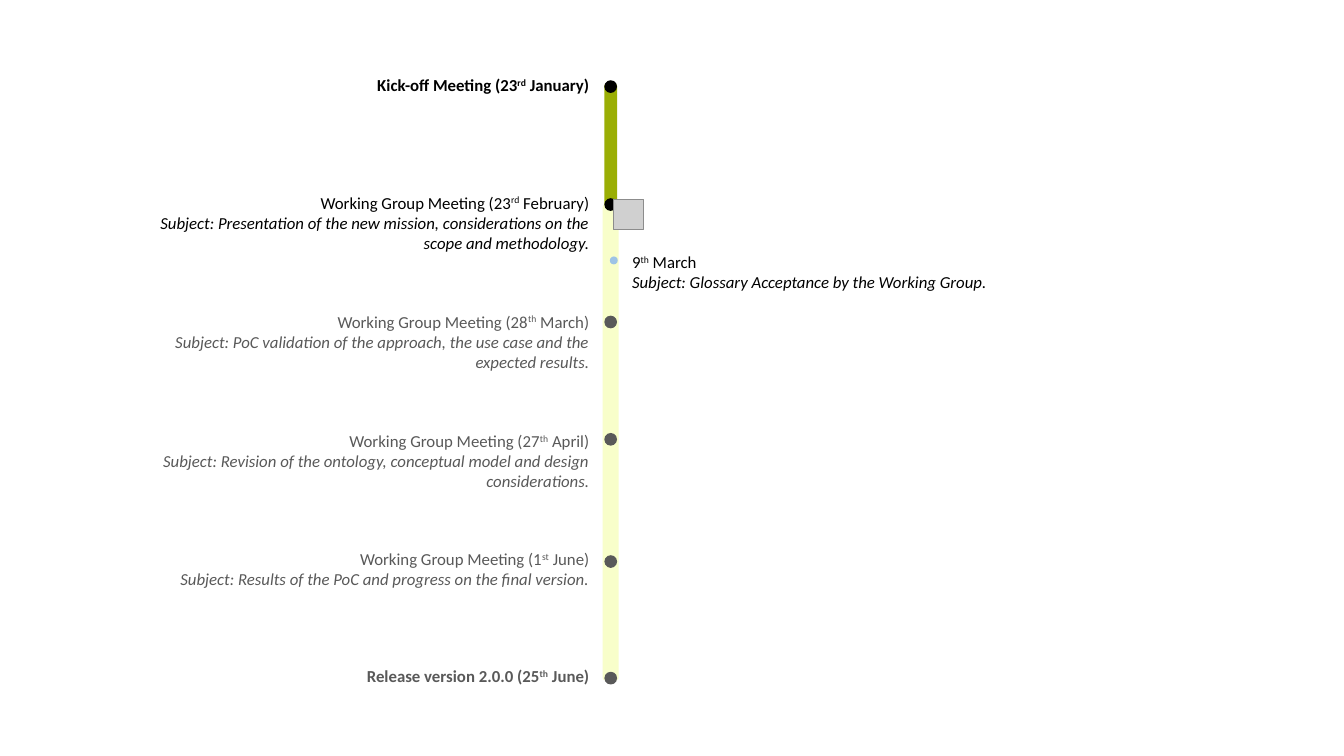
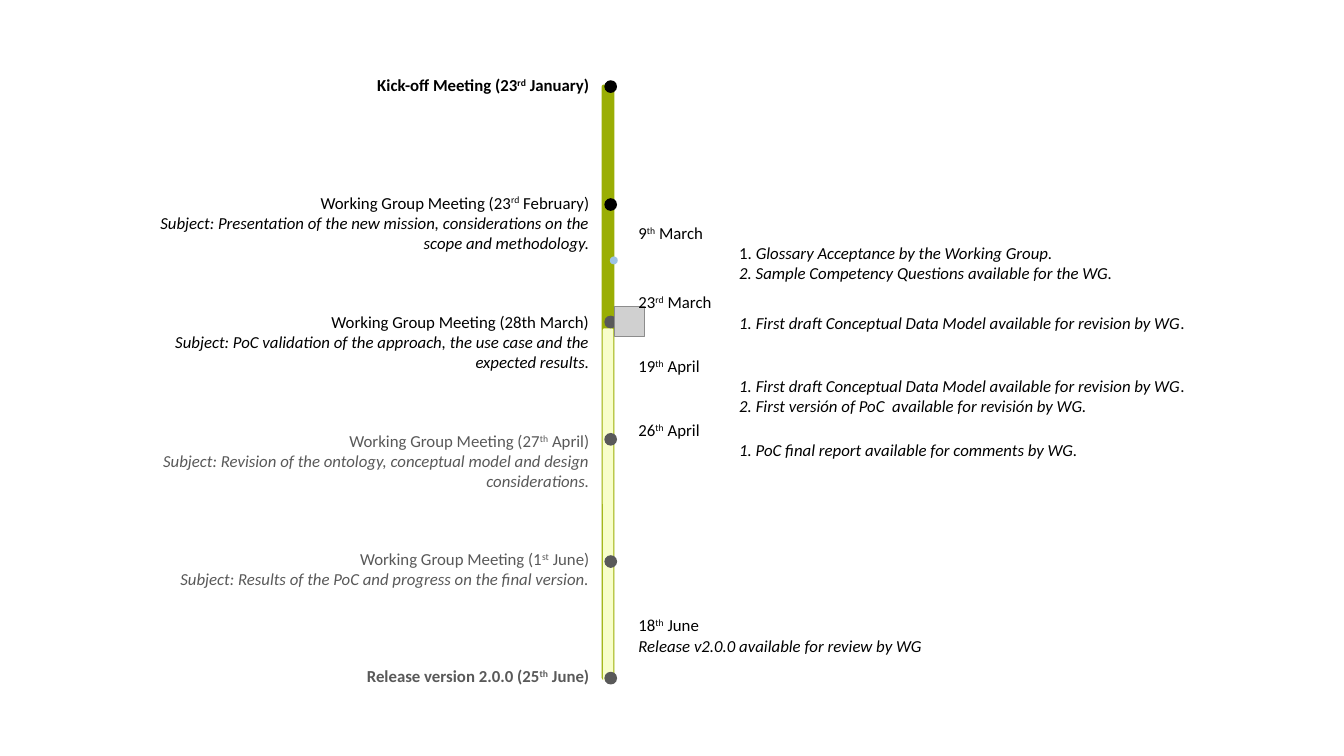
Before and after one commit to eProcurement-everis/ePO, a slide deck: slide 2 of 08_Project_management/WGM Reports/5th_WGM/Timeline.pptx. Drawn at 1344x756 pixels with LibreOffice and Linux fonts; fonts in the diff are those of the drawing; grey boxes stand for pictures. Boxes give left, top, right and bottom in pixels: in the first picture for what was removed or moved away, otherwise in the second. Text is boxed around its words. In the diff, an @@ line names an element or a change of style, - is before the commit and + after.

Commit message:
milestones updated

```diff
--- a/08_Project_management/WGM Reports/5th_WGM/Timeline.pptx
+++ b/08_Project_management/WGM Reports/5th_WGM/Timeline.pptx
@@ text at (x1=659, y1=227, x2=1112, y2=282): text changed @@
-9th March
-Subject: Glossary Acceptance by the Working Group.
+9th March
+1. Glossary Acceptance by the Working Group.
+2. Sample Competency Questions available for the WG.
@@ text added at (x1=668, y1=296, x2=1184, y2=332), 12 pt, text #000000, italic @@
+23rd March
+1. First draft Conceptual Data Model available for revision by WG.
@@ text "Working Group Meeting (28th March)" at (x1=175, y1=316, x2=589, y2=371): text colour #595959 to #000000; now on the baseline in "(28th" @@
@@ rounded rectangle resized from (x1=603, y1=205, x2=619, y2=681) to (x1=603, y1=329, x2=614, y2=681) @@
@@ picture moved from (x1=614, y1=200, x2=644, y2=230) to (x1=615, y1=307, x2=645, y2=337) @@
@@ text added at (x1=668, y1=360, x2=1184, y2=415), 12 pt, text #000000, italic @@
+19th April
+1. First draft Conceptual Data Model available for revision by WG.
+2. First versión of PoC available for revisión by WG.
@@ text added at (x1=668, y1=424, x2=1078, y2=459), 12 pt, text #000000, italic @@
+26th April
+1. PoC final report available for comments by WG.
@@ text added at (x1=638, y1=620, x2=921, y2=655), 12 pt, text #000000, italic @@
+18th June
+Release v2.0.0 available for review by WG
```
